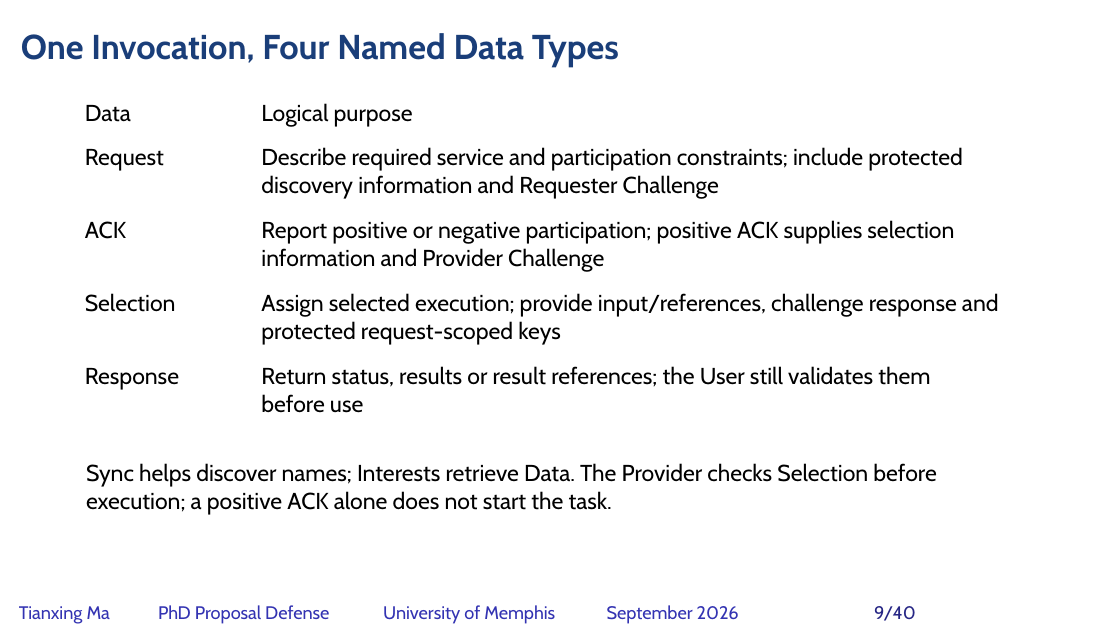
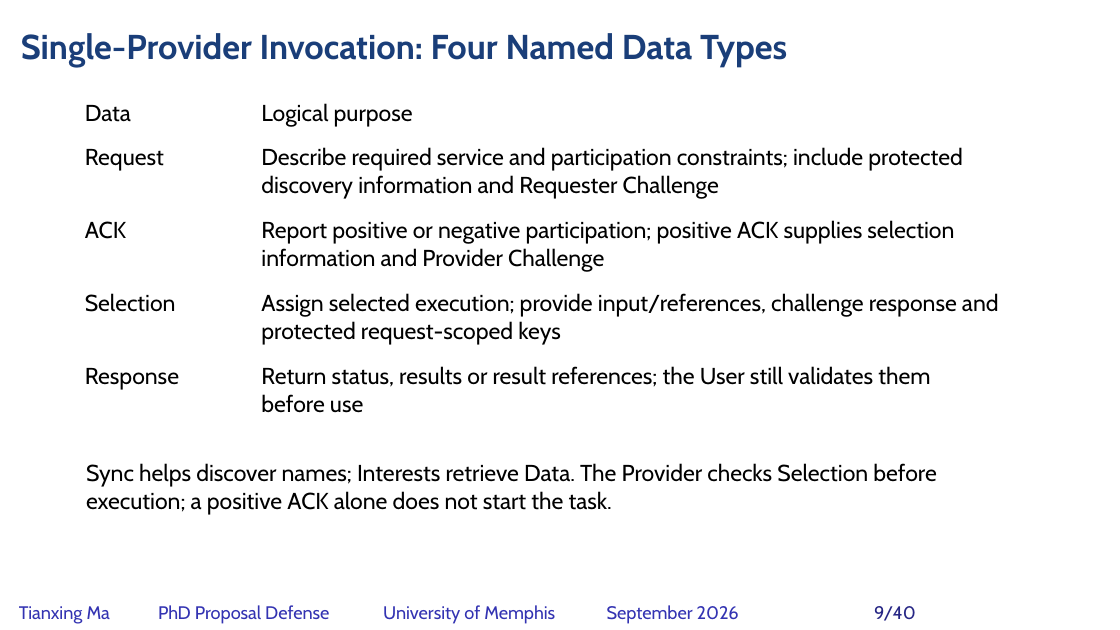
Before and after one commit to matianxing1992/NDN_Service_Framework, a slide deck: slide 9 of docs/PAPER/proposal-defense/slides/NDNSF_proposal_hybrid_editable.pptx. Drawn at 1120x630 pixels with LibreOffice and Linux fonts; fonts in the diff are those of the drawing; background and template pictures are left out. Boxes give left, top, right and bottom in pixels: in the first picture for what was removed or moved away, otherwise in the second. Text is boxed around its words. In the diff, an @@ line names an element or a change of style, - is before the commit and + after.

Commit message:
docs: separate invocation foundation from collaboration research

```diff
--- a/docs/PAPER/proposal-defense/slides/NDNSF_proposal_hybrid_editable.pptx
+++ b/docs/PAPER/proposal-defense/slides/NDNSF_proposal_hybrid_editable.pptx
@@ text at box(21, 33, 787, 67): text changed @@
-One Invocation, Four Named Data Types
+Single-Provider Invocation: Four Named Data Types
```
Also in this commit, not shown: 7 other slides changed, 2 slides added, 2 slides removed, 26 other files.
